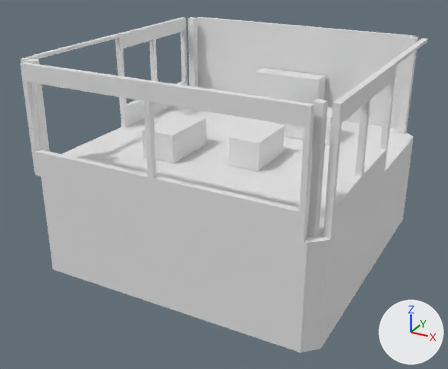
An edit to the OBJ model cloudbreak-array-r4/assets/tower-g-1-col.obj, drawn before and after from the same camera.
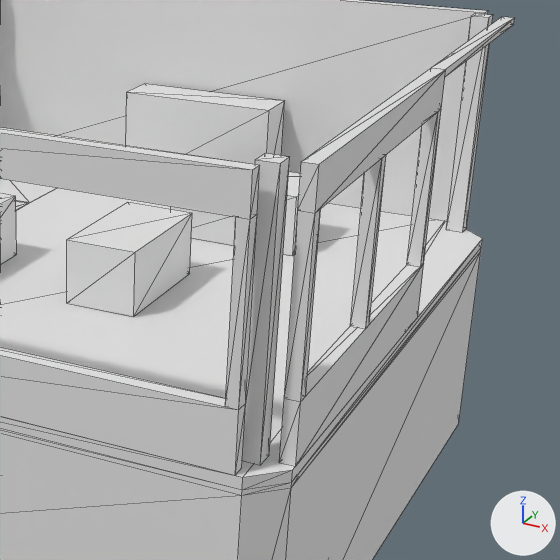
The first picture shows the older version from a camera (50 mm lens) standing at (8.22, -15.79, 6.63) and looking at (-0.14, -0.59, -0.97). The close-ups show the older and then the newer version on the part from 44% to 100% of the width and 8% to 76% of the height of that picture. Only the edits that show in the close-ups are written down. The lights are fixed; the arrows at lower right show +X, +Y and +Z. The close-ups show mesh edges as thin lines. Where no turn or scale is listed for an object, it has been applied to the vertices.

The older version as bpy lines, for what is in view:
```python
me_part007 = bpy.data.meshes.new('Part007')
me_part007.from_pydata(...)  # a box spanning x -3.97..3.97, y 4.28..4.45, z 0.0..3.07
me_part010 = bpy.data.meshes.new('Part010')
me_part010.from_pydata(...)  # a box spanning x 3.83..3.97, y -4.45..-4.28, z 0.71..2.62
me_part018 = bpy.data.meshes.new('Part018')
me_part018.from_pydata(...)  # a box spanning x 4.26..4.43, y 0.4..4.01, z 2.99..3.09
ob_part007 = bpy.data.objects.new('Part007', me_part007)
ob_part007.location = (0.0, 0.0, 0.0)
ob_part010 = bpy.data.objects.new('Part010', me_part010)
ob_part010.location = (0.0, 0.0, 0.0)
ob_part018 = bpy.data.objects.new('Part018', me_part018)
ob_part018.location = (0.0, 0.0, 0.0)
# also in view: 'Part003' at (1.18, 0.0, -0.07); 'Part014' at (4.34, -1.8, 2.85); 'Part002' at (-3.09, 3.1, -0.07); 'Part017' at (4.34, -3.92, 1.67); 'Part033' at (1.38, 2.28, 0.43)
```
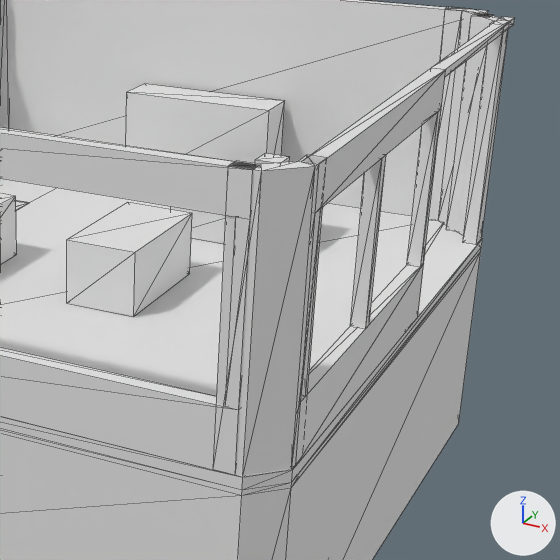
Pixel boxes (x1, y1, x2, y2) of what changed, in the close-ups (560 x 560 px):
'Part041', added
    after: (243, 161, 315, 477)
'Part040', added
    after: (216, 161, 262, 477)
'Part043', added
    after: (463, 21, 508, 245)
'Part044', added
    after: (438, 9, 499, 236)
'Part042', added
    after: (292, 155, 327, 469)
'Part027', unchanged, covered by the edit
    before: (242, 153, 290, 465)
    after: (255, 153, 290, 164)
'Part017', unchanged, covered by the edit
    before: (284, 209, 321, 402)
    after: (300, 209, 321, 402)
'Part045', unchanged, uncovered by the edit
    after: (429, 7, 468, 221)

The change, as a list of edits to the scene's bpy script:
```text
Add me_part044:
    me_part044.from_pydata([(4.41, 3.76, 0.0), (3.74, 4.44, 0.0), (3.66, 4.25, 0.0), (4.22, 3.69, 0.0), (4.41, 3.76, 3.08), (3.74, 4.44, 3.08), (3.66, 4.25, 3.08), (4.22, 3.69, 3.08)], [], [(2, 1, 0), (5, 6, 4), (3, 2, 0), (6, 7, 4), (5, 4, 0), (1, 5, 0), (6, 5, 1), (2, 6, 1), (7, 6, 2), (3, 7, 2), (4, 7, 3), (0, 4, 3)])
Add me_part043:
    me_part043.from_pydata([(4.41, 3.45, 0.0), (4.41, 3.76, 0.0), (4.22, 3.69, 0.0), (4.22, 3.45, 0.0), (4.41, 3.45, 3.08), (4.41, 3.76, 3.08), (4.22, 3.69, 3.08), (4.22, 3.45, 3.08)], [], [(2, 1, 0), (5, 6, 4), (3, 2, 0), (6, 7, 4), (5, 4, 0), (1, 5, 0), (6, 5, 1), (2, 6, 1), (7, 6, 2), (3, 7, 2), (4, 7, 3), (0, 4, 3)])
Add me_part042:
    me_part042.from_pydata([(4.41, -4.07, 0.0), (4.41, -3.76, 0.0), (4.22, -3.76, 0.0), (4.22, -3.99, 0.0), (4.41, -4.07, 3.08), (4.41, -3.76, 3.08), (4.22, -3.76, 3.08), (4.22, -3.99, 3.08)], [], [(2, 1, 0), (5, 6, 4), (3, 2, 0), (6, 7, 4), (5, 4, 0), (1, 5, 0), (6, 5, 1), (2, 6, 1), (7, 6, 2), (3, 7, 2), (4, 7, 3), (0, 4, 3)])
Add me_part041:
    me_part041.from_pydata([(4.05, -4.44, 0.0), (4.41, -4.07, 0.0), (4.22, -3.99, 0.0), (3.97, -4.25, 0.0), (4.05, -4.44, 3.08), (4.41, -4.07, 3.08), (4.22, -3.99, 3.08), (3.97, -4.25, 3.08)], [], [(2, 1, 0), (5, 6, 4), (3, 2, 0), (6, 7, 4), (5, 4, 0), (1, 5, 0), (6, 5, 1), (2, 6, 1), (7, 6, 2), (3, 7, 2), (4, 7, 3), (0, 4, 3)])
Add me_part040:
    me_part040.from_pydata([(3.73, -4.44, 0.0), (4.05, -4.44, 0.0), (3.97, -4.25, 0.0), (3.73, -4.25, 0.0), (3.73, -4.44, 3.08), (4.05, -4.44, 3.08), (3.97, -4.25, 3.08), (3.73, -4.25, 3.08)], [], [(2, 1, 0), (5, 6, 4), (3, 2, 0), (6, 7, 4), (5, 4, 0), (1, 5, 0), (6, 5, 1), (2, 6, 1), (7, 6, 2), (3, 7, 2), (4, 7, 3), (0, 4, 3)])
Add ob_part044:
    ob_part044 = bpy.data.objects.new('Part044', me_part044)
    ob_part044.location = (0.0, 0.0, 0.0)
Add ob_part043:
    ob_part043 = bpy.data.objects.new('Part043', me_part043)
    ob_part043.location = (0.0, 0.0, 0.0)
Add ob_part042:
    ob_part042 = bpy.data.objects.new('Part042', me_part042)
    ob_part042.location = (0.0, 0.0, 0.0)
Add ob_part041:
    ob_part041 = bpy.data.objects.new('Part041', me_part041)
    ob_part041.location = (0.0, 0.0, 0.0)
Add ob_part040:
    ob_part040 = bpy.data.objects.new('Part040', me_part040)
    ob_part040.location = (0.0, 0.0, 0.0)
```
